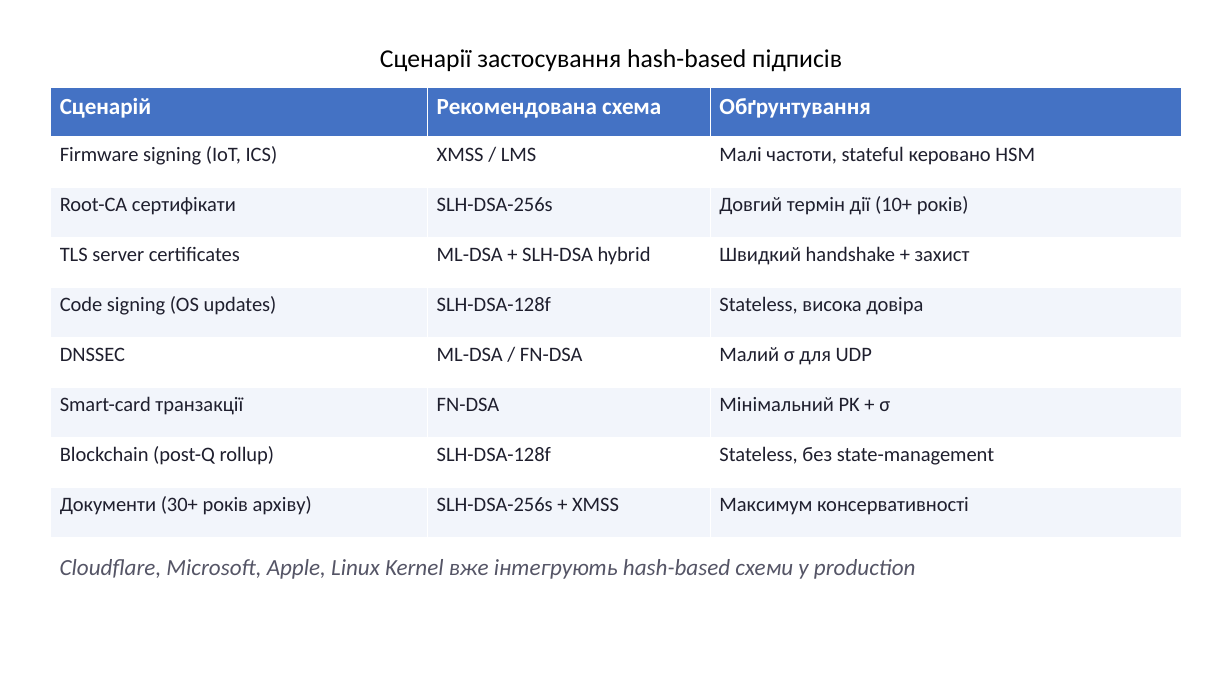
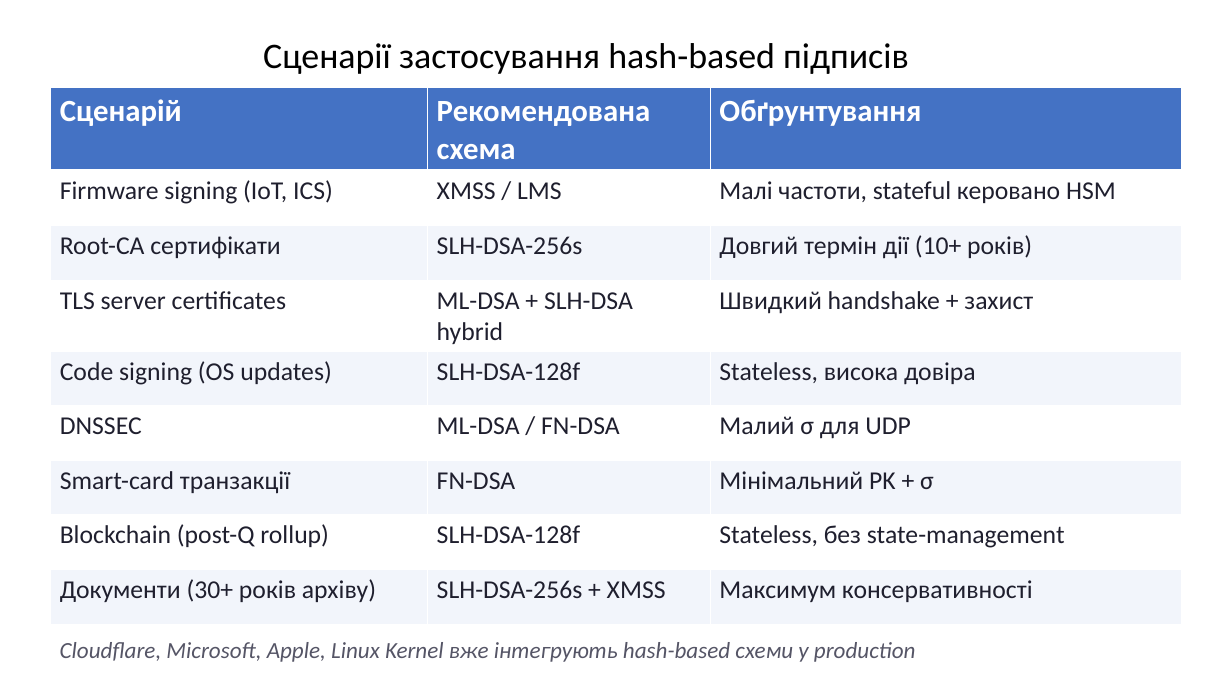
Before and after one commit to Andriykooo/ifntung-studies, a slide deck: slide 26 of Year 1/Постквантова криптографія/UA/2026/PPT/Презентація_7.pptx. Drawn at 1232x693 pixels with LibreOffice and Linux fonts; fonts in the diff are those of the drawing. Boxes give left, top, right and bottom in pixels: in the first picture for what was removed or moved away, otherwise in the second. Text is boxed around its words. In the diff, an @@ line names an element or a change of style, - is before the commit and + after.

Commit message:
feat(post-quantum-cryptography): increase font for 7th presentation

```diff
--- a/Year 1/Постквантова криптографія/UA/2026/PPT/Презентація_7.pptx
+++ b/Year 1/Постквантова криптографія/UA/2026/PPT/Презентація_7.pptx
@@ text "Сценарії застосування hash-based підписів": place and size @@
-text "Сценарії застосування hash-based підписів" at <box>380,49,842,72</box>
+text "Сценарії застосування hash-based підписів" at <box>263,43,909,74</box>
@@ text "Сценарії застосування hash-based підписів" at <box>263,43,909,74</box>: size 20 to 28 pt @@
@@ table at <box>51,88,1182,625</box> @@
@@ size 18 to 24 pt in "Сценарій", "Рекомендована схема", "Обґрунтування" @@
@@ size 16 to 20 pt @@
@@ text "Cloudflare, Microsoft, Apple, Linux Kernel ...": place and size @@
-text "Cloudflare, Microsoft, Apple, Linux Kernel ..." at <box>60,559,916,579</box>
+text "Cloudflare, Microsoft, Apple, Linux Kernel ..." at <box>60,642,916,662</box>
```
Also in this commit, not shown: 24 other slides changed.
